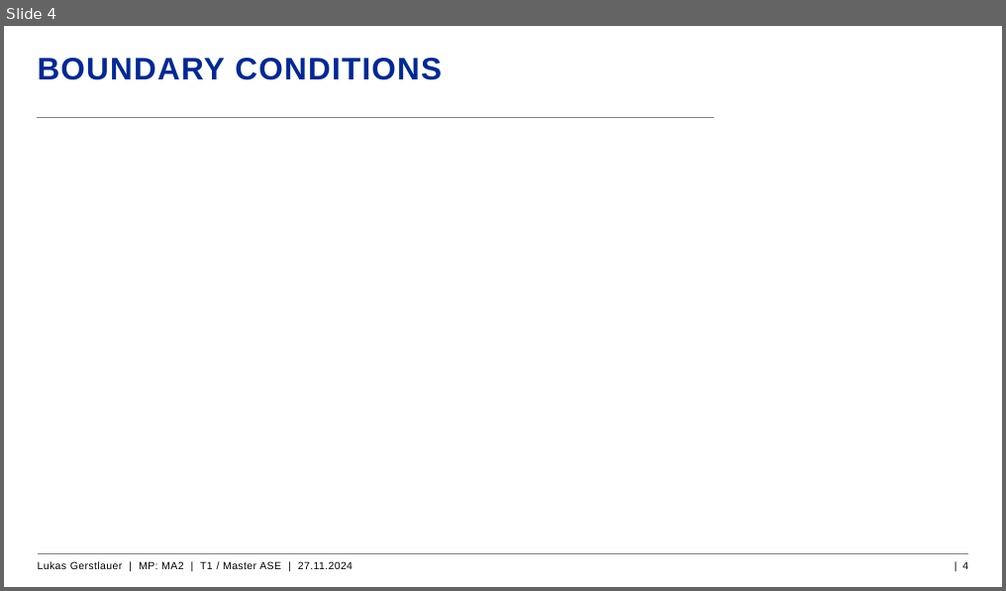
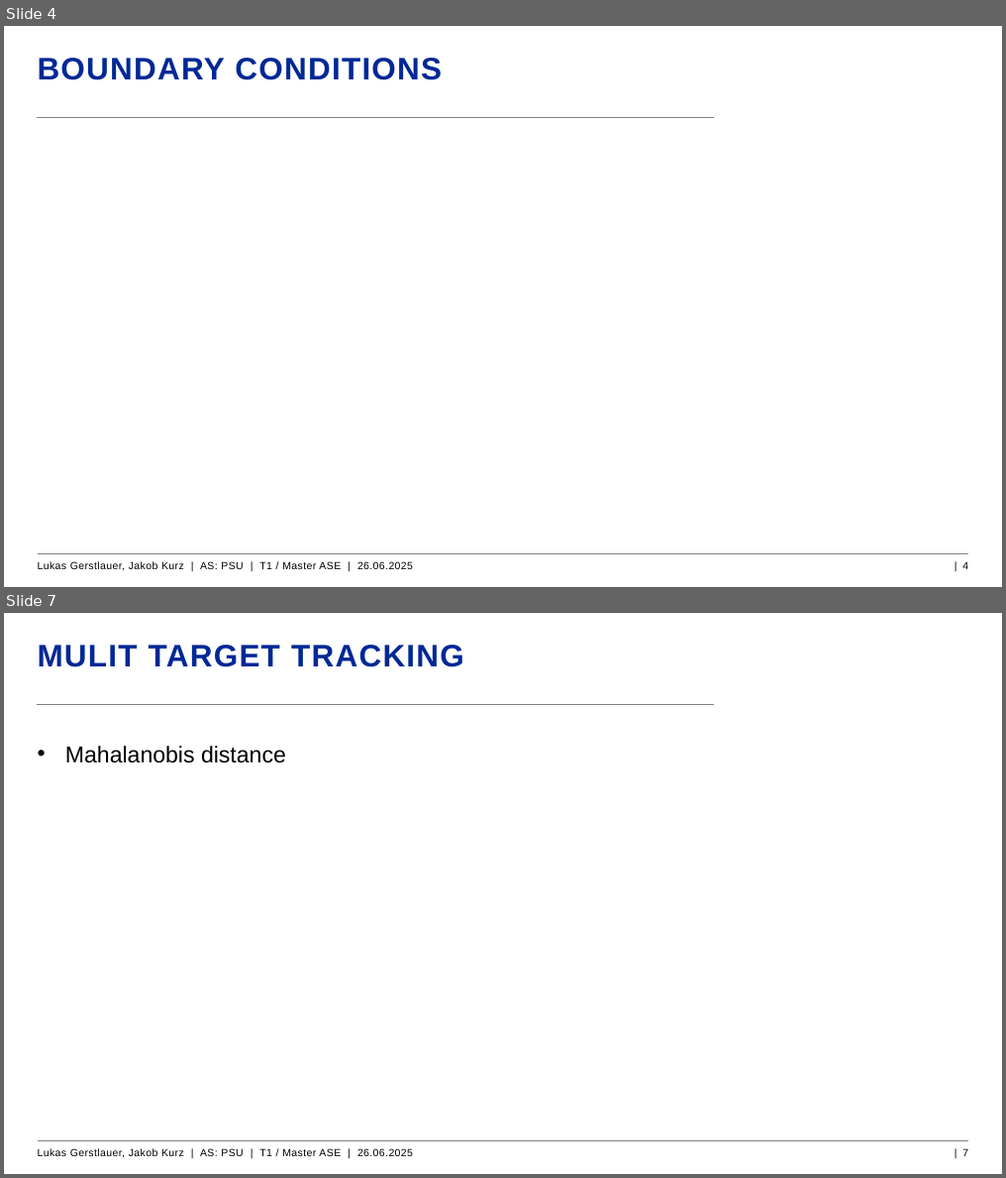
Before and after one commit to LGerstla01/ASPSU-Projects, a slide deck: Situation Understanding/Präsentation Kalmanfilter.pptx. Shown one above the other, each under a label of ours: slide 4 before the commit, slides 4 and 7 after it; the slides between them are not shown. The pictures are 1006x591 and 1006x1178 pixels, drawn with LibreOffice and Linux fonts; fonts in the diff are those of the drawing; grey boxes stand for pictures; background and template pictures are left out. Boxes give left, top, right and bottom in pixels: in the first picture for what was removed or moved away, otherwise in the second. Text is boxed around its words. In the diff, an @@ line names an element or a change of style, - is before the commit and + after.

```diff
--- a/Situation Understanding/Präsentation Kalmanfilter.pptx
+++ b/Situation Understanding/Präsentation Kalmanfilter.pptx
@@ slide 7 added at (4,613,1002,1174), background #FFFFFF; not listed: 2 template elements that a slide beside it also shows @@
@@ title added at (38,645,464,667), 30 pt, text #002896, bold @@
+MULIT TARGET TRACKING
@@ text added at (65,746,286,763), 22 pt, text #000000 @@
+• Mahalanobis distance
@@ text added at (38,1149,413,1158), 10 pt, text #000000 @@
+Lukas Gerstlauer, Jakob Kurz | AS: PSU | T1 / Master ASE | 26.06.2025
@@ page number added at (962,1149,968,1157), 10 pt, text #000000 @@
+| 7
@@ slide 4 changed as well @@
@@ text at (38,562,413,571): text changed @@
-Lukas Gerstlauer | MP: MA2 | T1 / Master ASE | 27.11.2024
+Lukas Gerstlauer, Jakob Kurz | AS: PSU | T1 / Master ASE | 26.06.2025
```
Also in this commit, not shown: 12 other slides changed, 3 other slides added, 1 other file.
